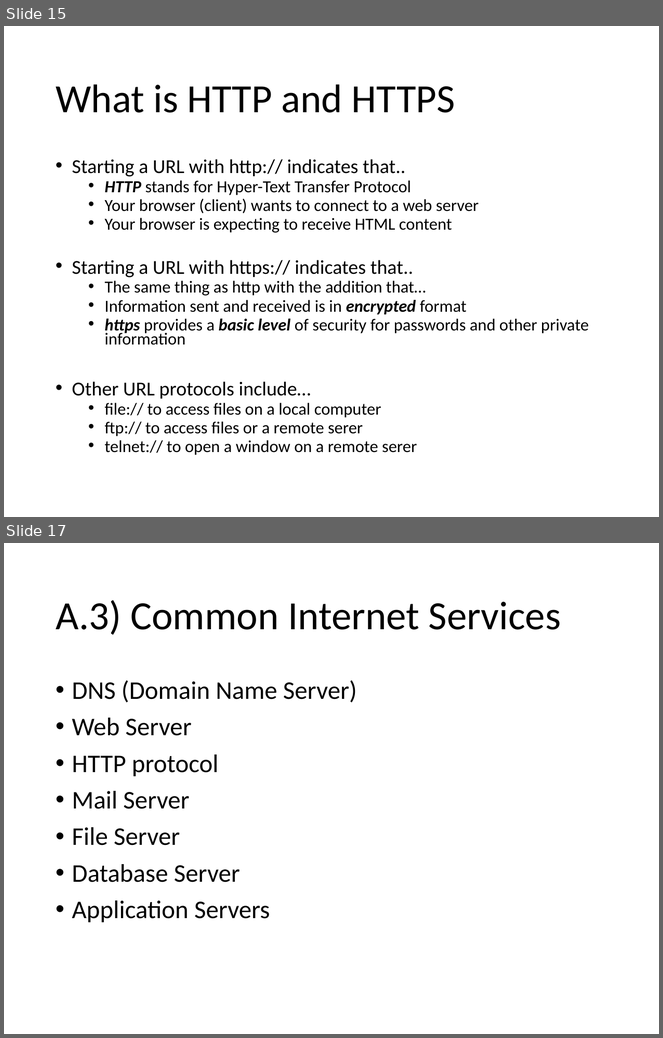
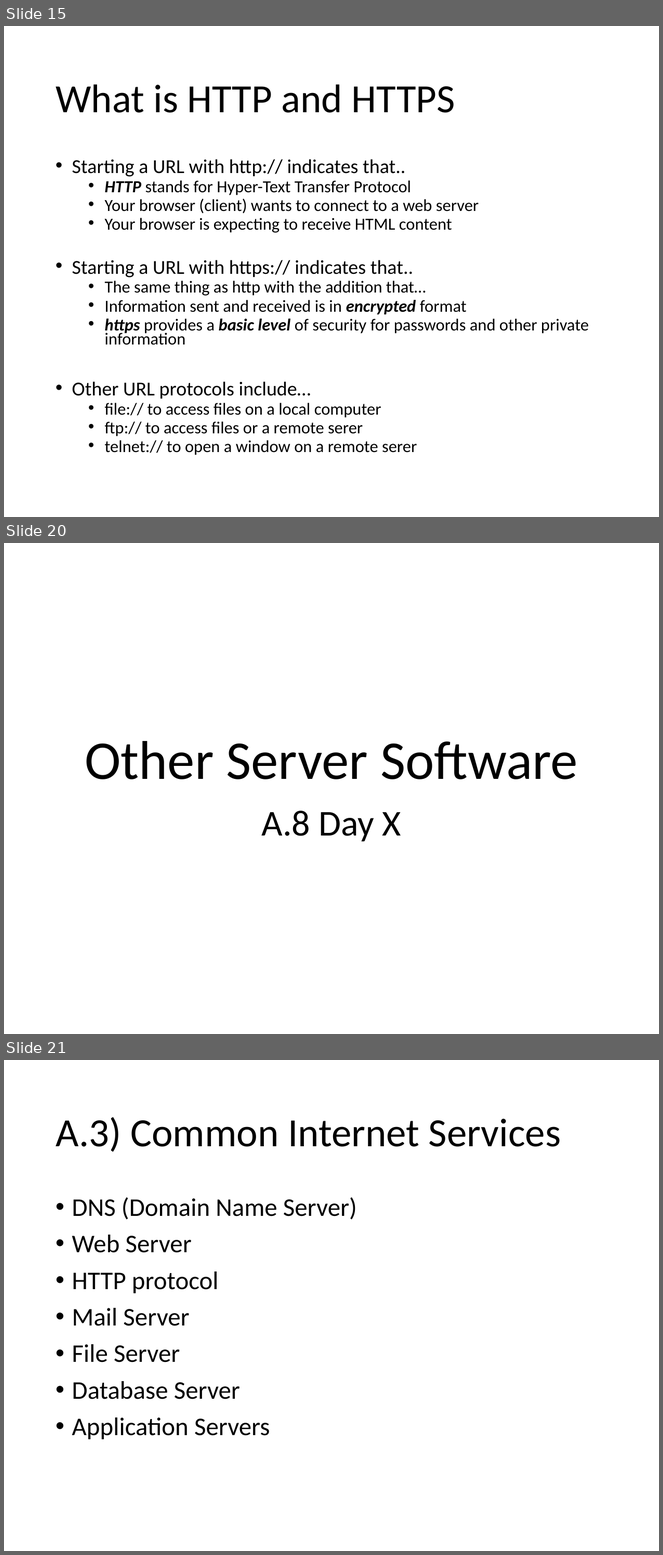
Before and after one commit to Greg5519/ICS3C0, a slide deck: Topic A Computer Systems/A.8 Lesson - World Wide Web.pptx. Shown one above the other, each under a label of ours: slides 15 and 17 before the commit, slides 15, 20 and 21 after it; the slides between them are not shown. The pictures are 663x1038 and 663x1555 pixels, drawn with LibreOffice and Linux fonts; fonts in the diff are those of the drawing. Boxes give left, top, right and bottom in pixels: in the first picture for what was removed or moved away, otherwise in the second. Text is boxed around its words. In the diff, an @@ line names an element or a change of style, - is before the commit and + after.

```diff
--- a/Topic A Computer Systems/A.8 Lesson - World Wide Web.pptx
+++ b/Topic A Computer Systems/A.8 Lesson - World Wide Web.pptx
@@ slide 20 added at <box>4,543,659,1034</box>, background #FFFFFF @@
@@ title added at <box>85,741,578,780</box>, 60 pt, text #000000 @@
+Other Server Software
@@ subtitle added at <box>262,811,401,842</box>, 40 pt, text #000000 @@
+A.8 Day X
@@ what was slide 17 is now slide 21 @@
```
Also in this commit, not shown: 1 slide changed, 3 other slides added, 2 other files.
